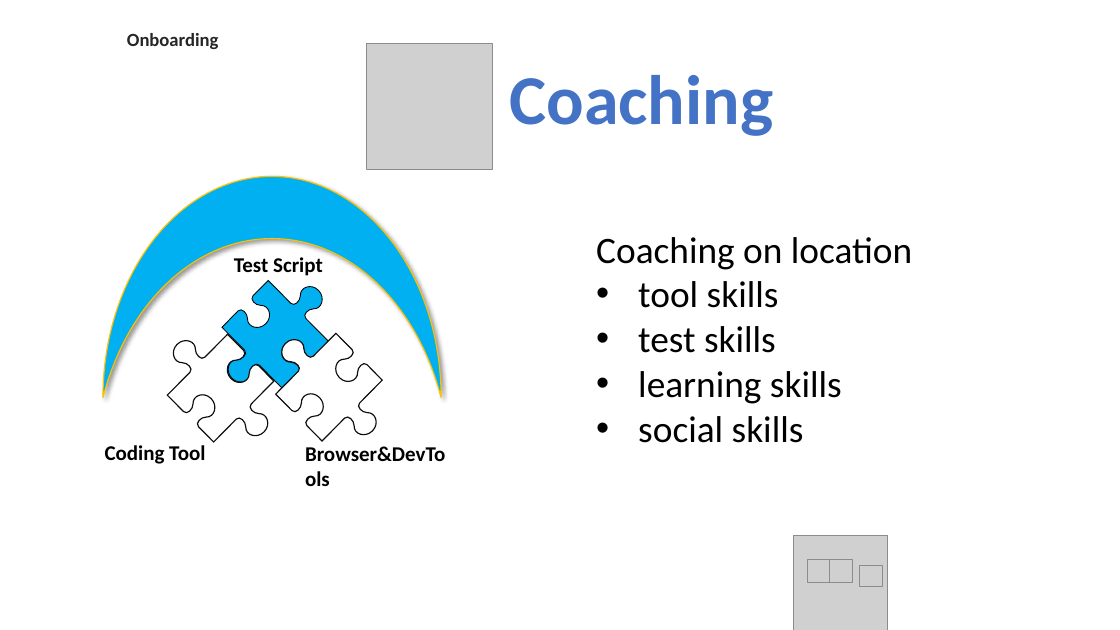
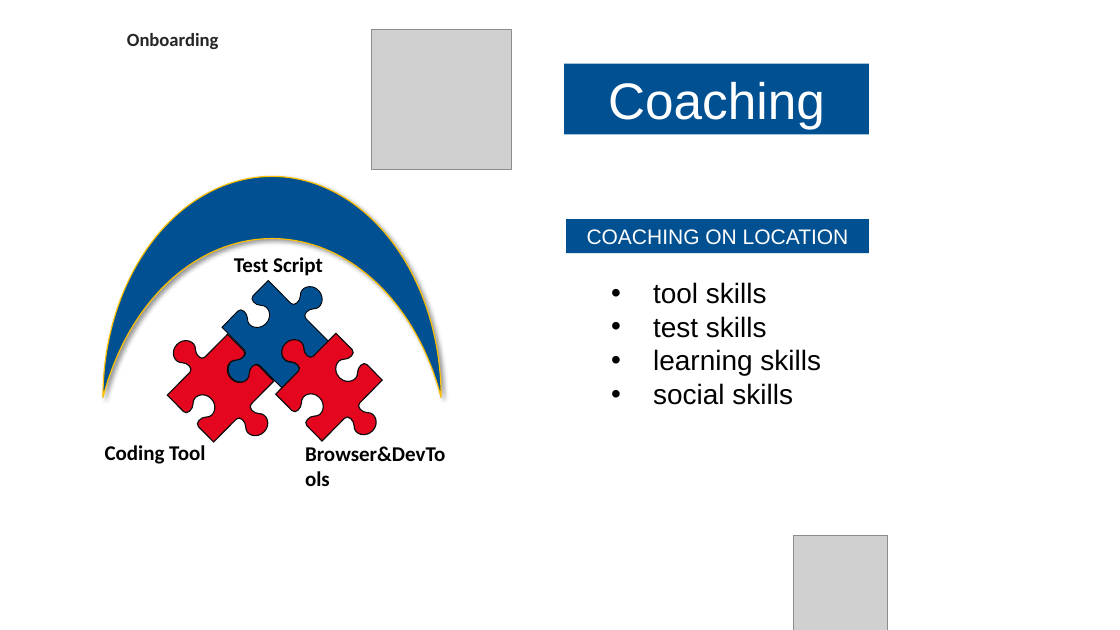
Before and after one commit to DjoolsNL/EersteMaand, a slide deck: slide 28 of A Introductie Voor De Cursist/Eerste Maand Onboarding Kit IT-Line BEE LKQ.pptx (slide 29 before the commit). Drawn at 1120x630 pixels with LibreOffice and Linux fonts; fonts in the diff are those of the drawing; grey boxes stand for pictures; background and template pictures are left out. Boxes give left, top, right and bottom in pixels: in the first picture for what was removed or moved away, otherwise in the second. Text is boxed around its words. In the diff, an @@ line names an element or a change of style, - is before the commit and + after.

```diff
--- a/A Introductie Voor De Cursist/Eerste Maand Onboarding Kit IT-Line BEE LKQ.pptx
+++ b/A Introductie Voor De Cursist/Eerste Maand Onboarding Kit IT-Line BEE LKQ.pptx
@@ picture: place and size @@
-picture at bbox=[366, 44, 492, 170]
+picture at bbox=[371, 29, 512, 170]
@@ rectangle "Coaching": place and size @@
-rectangle "Coaching" at bbox=[509, 75, 773, 136]
+rectangle "Coaching" at bbox=[565, 64, 870, 134]
@@ rectangle "Coaching" at bbox=[565, 64, 870, 134]: size 60 to 44 pt, font Calibri to Arial, text colour #4472C4 to #FFFFFF, bold off; alignment left to centre; vertical alignment top to middle; fill none to #005092 @@
@@ moon at bbox=[103, 176, 441, 397]: fill #00B0F0 to #005092 @@
@@ rectangle added at bbox=[566, 219, 869, 253], fill #005092, 18 pt, text #FFFFFF @@
+COACHING ON LOCATION
@@ text at bbox=[596, 237, 912, 270]: paragraph removed @@
-Coaching on location
@@ freeform shape at bbox=[222, 281, 329, 388]: fill #00B0F0 to #005092 @@
@@ text "tool skills": place and size @@
-text "tool skills" at bbox=[596, 237, 912, 443]
+text "tool skills" at bbox=[653, 282, 821, 405]
@@ text "tool skills" at bbox=[653, 282, 821, 405]: size 32 to 24 pt, font Calibri to Arial @@
@@ freeform shape at bbox=[167, 335, 273, 442]: fill #FFFFFF to #E4051F @@
@@ freeform shape at bbox=[275, 334, 382, 442]: fill #FFFFFF to #E4051F @@
@@ group removed at bbox=[807, 560, 882, 586]: 4 pictures @@
```
Also in this commit, not shown: 33 other slides changed, 2 slides added, 3 slides removed, 3 other files.
